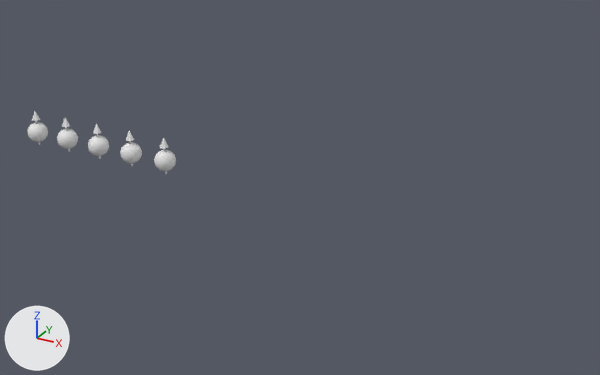
Before and after pictures for a commit that changed the Blender file Blender/spins1D.blend.
Both versions are drawn from a camera (50 mm lens) standing at (153.8, -142.0, 71.7) and looking at (73.7, 3.6, -1.1). The lights are fixed; the arrows at lower left show +X, +Y and +Z.
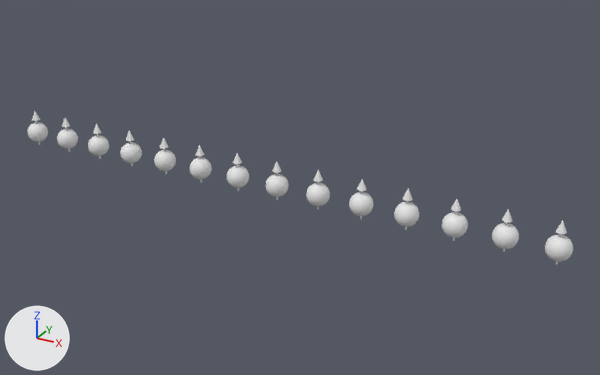
Where the change shows, as pixel boxes (x1, y1, x2, y2) in the pictures (600 x 375 px):
'Sphere.013', added: after (545, 235, 573, 262)
'Sphere.012', added: after (492, 223, 519, 249)
'Sphere.011', added: after (442, 212, 468, 238)
'Sphere.010', added: after (394, 202, 419, 227)
'Sphere.009', added: after (349, 192, 374, 216)
'Sphere.008', added: after (306, 183, 330, 206)
'Sphere.007', added: after (265, 174, 289, 197)
'Sphere.006', added: after (227, 165, 249, 188)
'Sphere.005', added: after (190, 157, 212, 179)
'Cylinder.005', moved: before (32, 112, 40, 145); after (196, 145, 204, 182)
'Cylinder.016', added: after (556, 221, 567, 264)
'Cylinder.015', added: after (502, 209, 513, 252)
'Cylinder.014', added: after (451, 199, 461, 241)
'Cylinder.013', added: after (403, 189, 413, 230)
'Cylinder.011', added: after (314, 170, 323, 209)
'Cylinder.012', added: after (357, 179, 367, 219)
'Cylinder.010', added: after (272, 161, 281, 200)
'Cylinder.006', added: after (233, 153, 242, 191)

Patch to the scene script:
```diff
--- a/Blender/spins1D.blend.py
+++ b/Blender/spins1D.blend.py
@@ ob_cylinder_005 @@
 ob_cylinder_005 = bpy.data.objects.new('Cylinder.005', me_cylinder_005)
-ob_cylinder_005.location = (0.0, 0.0, 0.0)
+ob_cylinder_005.location = (50.0, 0.0, 0.0)
 ob_cylinder_005.rotation_euler = (1.571, 0.0, 0.0)  # degrees (90, 0, 0)
@@ ob_cylinder_016 @@
+ob_cylinder_016 = bpy.data.objects.new('Cylinder.016', me_cylinder_009.copy())  # the mesh of ob_cylinder_004
+ob_cylinder_016.location = (130.0, 0.0, 0.0)
+ob_cylinder_016.rotation_euler = (1.571, 0.0, 0.0)  # degrees (90, 0, 0)
+ob_cylinder_016.scale = (1.0, 1.67, 1.0)
@@ ob_cylinder_015 @@
+ob_cylinder_015 = bpy.data.objects.new('Cylinder.015', me_cylinder_009.copy())  # the mesh of ob_cylinder_004
+ob_cylinder_015.location = (120.0, 0.0, 0.0)
+ob_cylinder_015.rotation_euler = (1.571, 0.0, 0.0)  # degrees (90, 0, 0)
+ob_cylinder_015.scale = (1.0, 1.67, 1.0)
@@ ob_cylinder_014 @@
+ob_cylinder_014 = bpy.data.objects.new('Cylinder.014', me_cylinder_009.copy())  # the mesh of ob_cylinder_004
+ob_cylinder_014.location = (110.0, 0.0, 0.0)
+ob_cylinder_014.rotation_euler = (1.571, 0.0, 0.0)  # degrees (90, 0, 0)
+ob_cylinder_014.scale = (1.0, 1.67, 1.0)
@@ ob_cylinder_013 @@
+ob_cylinder_013 = bpy.data.objects.new('Cylinder.013', me_cylinder_009.copy())  # the mesh of ob_cylinder_004
+ob_cylinder_013.location = (100.0, 0.0, 0.0)
+ob_cylinder_013.rotation_euler = (1.571, 0.0, 0.0)  # degrees (90, 0, 0)
+ob_cylinder_013.scale = (1.0, 1.67, 1.0)
@@ ob_cylinder_012 @@
+ob_cylinder_012 = bpy.data.objects.new('Cylinder.012', me_cylinder_009.copy())  # the mesh of ob_cylinder_004
+ob_cylinder_012.location = (90.0, 0.0, 0.0)
+ob_cylinder_012.rotation_euler = (1.571, 0.0, 0.0)  # degrees (90, 0, 0)
+ob_cylinder_012.scale = (1.0, 1.67, 1.0)
@@ ob_cylinder_011 @@
+ob_cylinder_011 = bpy.data.objects.new('Cylinder.011', me_cylinder_009.copy())  # the mesh of ob_cylinder_004
+ob_cylinder_011.location = (80.0, 0.0, 0.0)
+ob_cylinder_011.rotation_euler = (1.571, 0.0, 0.0)  # degrees (90, 0, 0)
+ob_cylinder_011.scale = (1.0, 1.67, 1.0)
@@ ob_cylinder_010 @@
+ob_cylinder_010 = bpy.data.objects.new('Cylinder.010', me_cylinder_009.copy())  # the mesh of ob_cylinder_004
+ob_cylinder_010.location = (70.0, 0.0, 0.0)
+ob_cylinder_010.rotation_euler = (1.571, 0.0, 0.0)  # degrees (90, 0, 0)
+ob_cylinder_010.scale = (1.0, 1.67, 1.0)
@@ ob_cylinder_006 @@
+ob_cylinder_006 = bpy.data.objects.new('Cylinder.006', me_cylinder_009.copy())  # the mesh of ob_cylinder_004
+ob_cylinder_006.location = (60.0, 0.0, 0.0)
+ob_cylinder_006.rotation_euler = (1.571, 0.0, 0.0)  # degrees (90, 0, 0)
+ob_cylinder_006.scale = (1.0, 1.67, 1.0)
@@ ob_sphere_013 @@
+ob_sphere_013 = bpy.data.objects.new('Sphere.013', me_sphere_173)  # a UV sphere (32 segments, 16 rings, poles along z) spanning x -2.5..2.5, y -2.5..2.5, z -2.5..2.5
+ob_sphere_013.location = (130.0, 0.0, 0.0)
@@ ob_sphere_012 @@
+ob_sphere_012 = bpy.data.objects.new('Sphere.012', me_sphere_173.copy())
+ob_sphere_012.location = (120.0, 0.0, 0.0)
@@ ob_sphere_011 @@
+ob_sphere_011 = bpy.data.objects.new('Sphere.011', me_sphere_173.copy())
+ob_sphere_011.location = (110.0, 0.0, 0.0)
@@ ob_sphere_010 @@
+ob_sphere_010 = bpy.data.objects.new('Sphere.010', me_sphere_173.copy())
+ob_sphere_010.location = (100.0, 0.0, 0.0)
@@ ob_sphere_009 @@
+ob_sphere_009 = bpy.data.objects.new('Sphere.009', me_sphere_173.copy())
+ob_sphere_009.location = (90.0, 0.0, 0.0)
@@ ob_sphere_008 @@
+ob_sphere_008 = bpy.data.objects.new('Sphere.008', me_sphere_173.copy())
+ob_sphere_008.location = (80.0, 0.0, 0.0)
@@ ob_sphere_007 @@
+ob_sphere_007 = bpy.data.objects.new('Sphere.007', me_sphere_173.copy())
+ob_sphere_007.location = (70.0, 0.0, 0.0)
@@ ob_sphere_006 @@
+ob_sphere_006 = bpy.data.objects.new('Sphere.006', me_sphere_173.copy())
+ob_sphere_006.location = (60.0, 0.0, 0.0)
@@ ob_sphere_005 @@
+ob_sphere_005 = bpy.data.objects.new('Sphere.005', me_sphere_173.copy())
+ob_sphere_005.location = (50.0, 0.0, 0.0)
```
